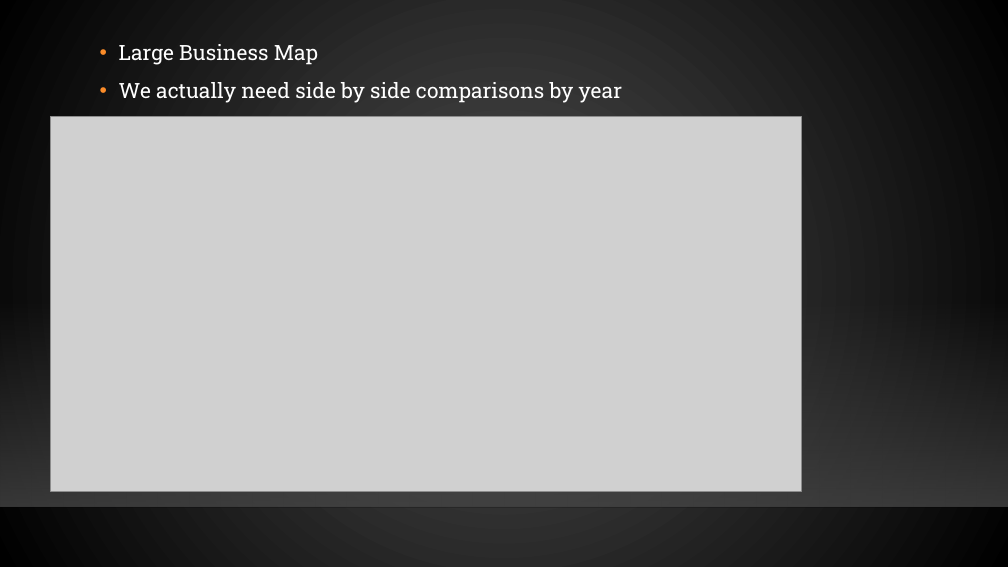
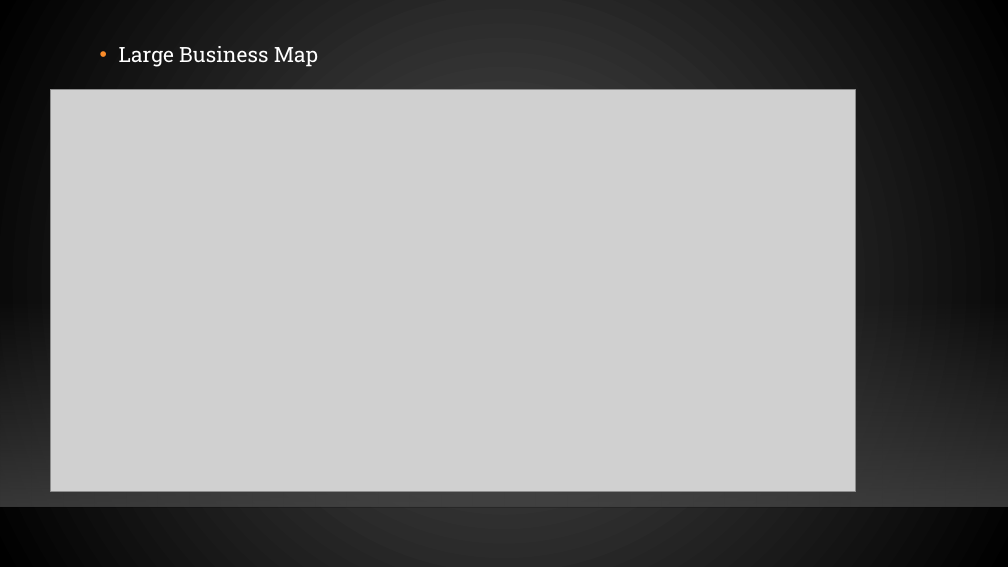
Before and after one commit to jobongie/group10_project2, a slide deck: slide 10 of Project_2_Group_10.pptx. Drawn at 1008x567 pixels with LibreOffice and Linux fonts; fonts in the diff are those of the drawing; grey boxes stand for pictures; background and template pictures are left out. Boxes give left, top, right and bottom in pixels: in the first picture for what was removed or moved away, otherwise in the second. Text is boxed around its words. In the diff, an @@ line names an element or a change of style, - is before the commit and + after.

Commit message:
ppt

```diff
--- a/Project_2_Group_10.pptx
+++ b/Project_2_Group_10.pptx
@@ text "Large Business Map" at (119,46,318,67): line spacing 1.1 to 1.2 @@
@@ picture: place and size @@
-picture at (51,116,801,492)
+picture at (51,89,855,492)
@@ text at (119,82,623,103): paragraph removed @@
-• We actually need side by side comparisons by year
```
Also in this commit, not shown: 1 other slide changed, 1 slide removed.
